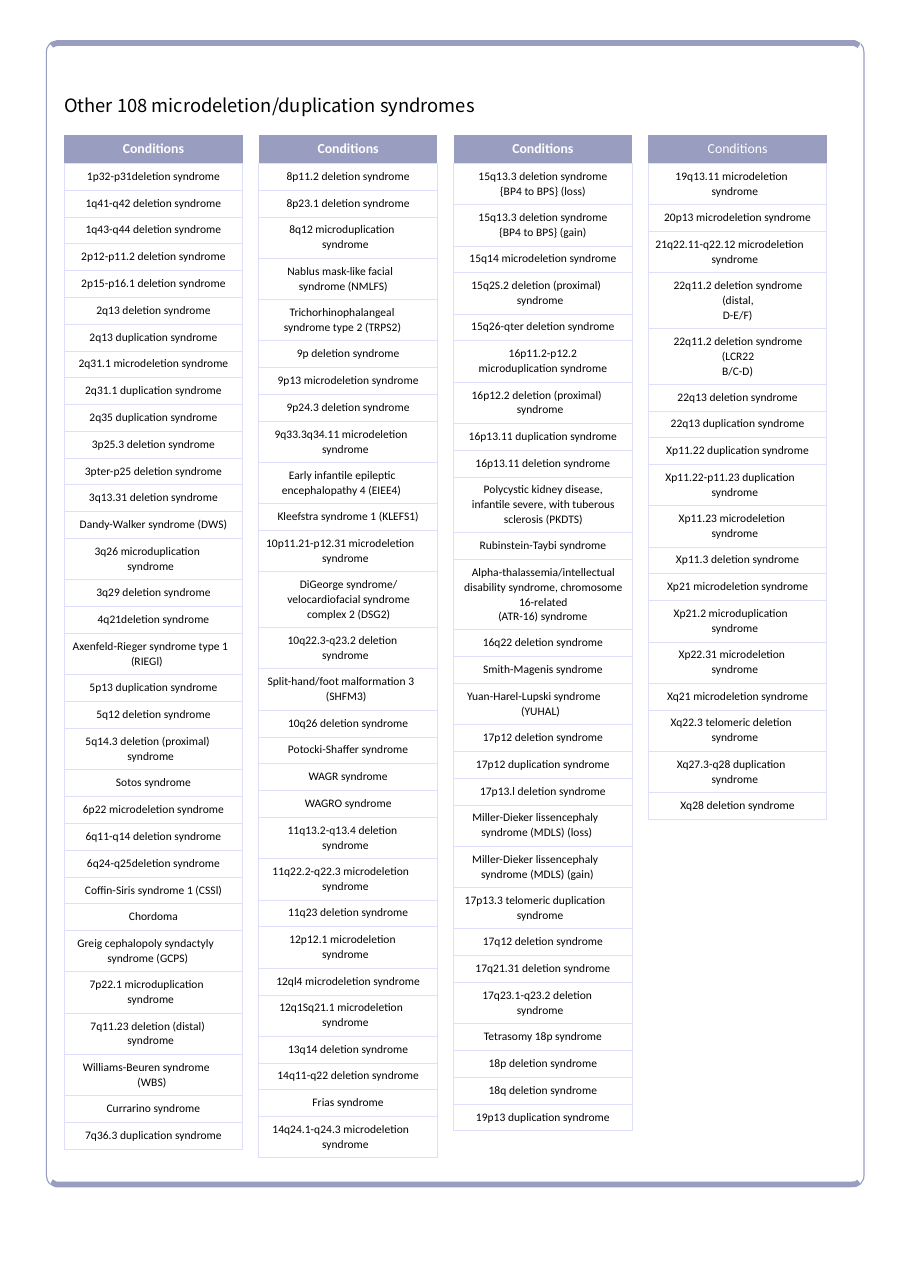
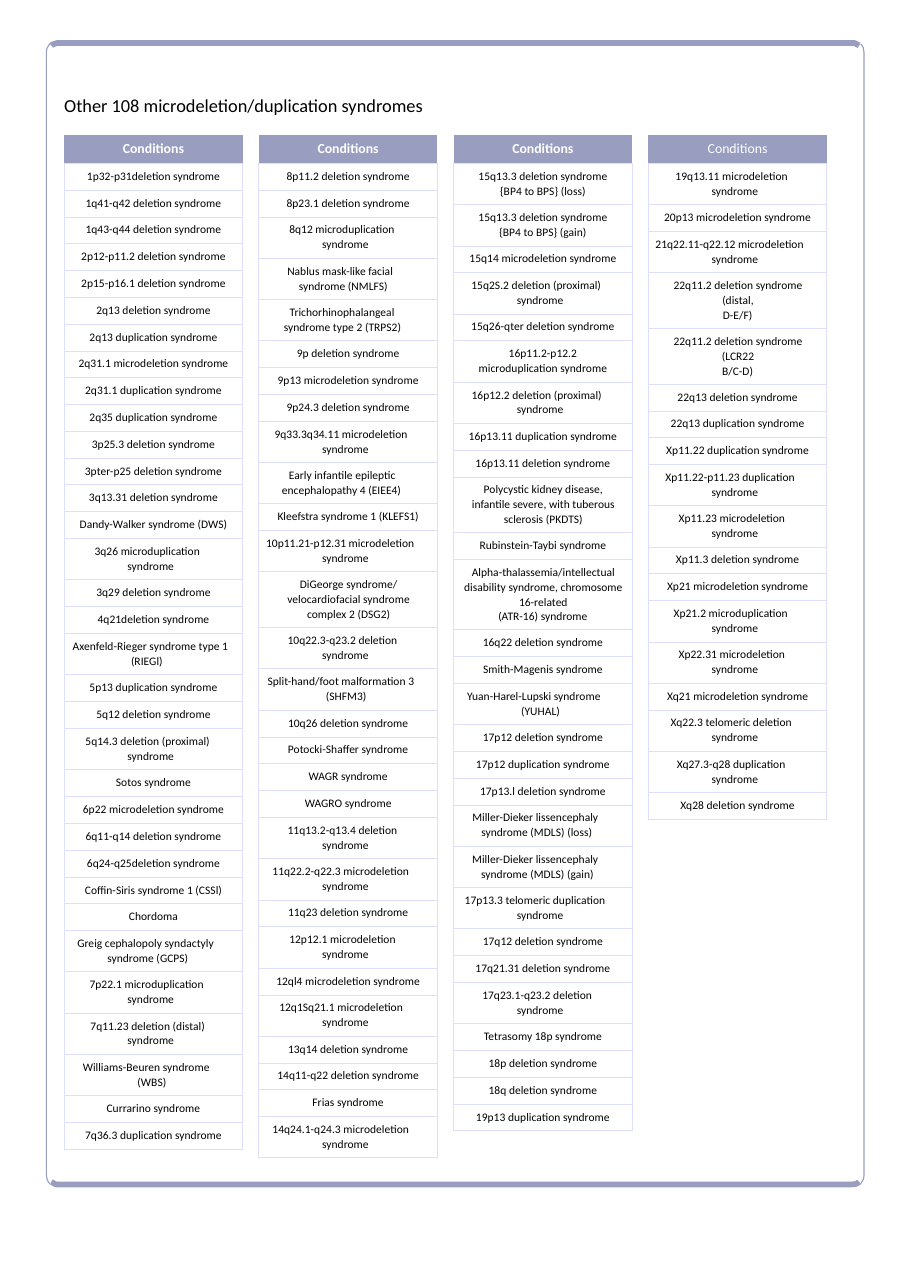
Before and after one commit to genolyx/gx-daemon, a slide deck: slide 2 of data/templates/Medfield/nca116_EN.pptx. Drawn at 910x1288 pixels with LibreOffice and Linux fonts; fonts in the diff are those of the drawing. Boxes give left, top, right and bottom in pixels: in the first picture for what was removed or moved away, otherwise in the second. Text is boxed around its words. In the diff, an @@ line names an element or a change of style, - is before the commit and + after.

Commit message:
Update nca116_EN.pptx template file for Medfield project

```diff
--- a/data/templates/Medfield/nca116_EN.pptx
+++ b/data/templates/Medfield/nca116_EN.pptx
@@ text "Other 108 microdeletion/duplication syndromes" at bbox=[64, 99, 423, 115]: font Noto Sans CJK SC to Calibri @@
```
